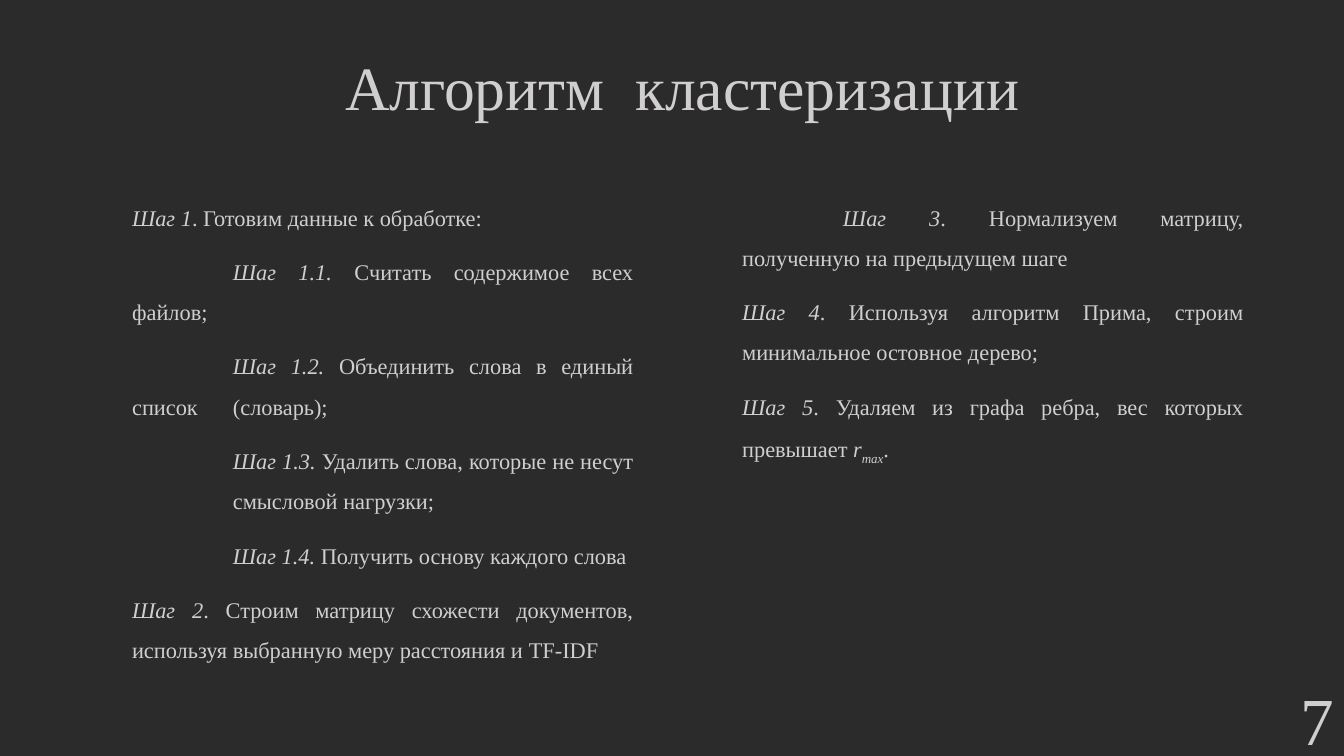
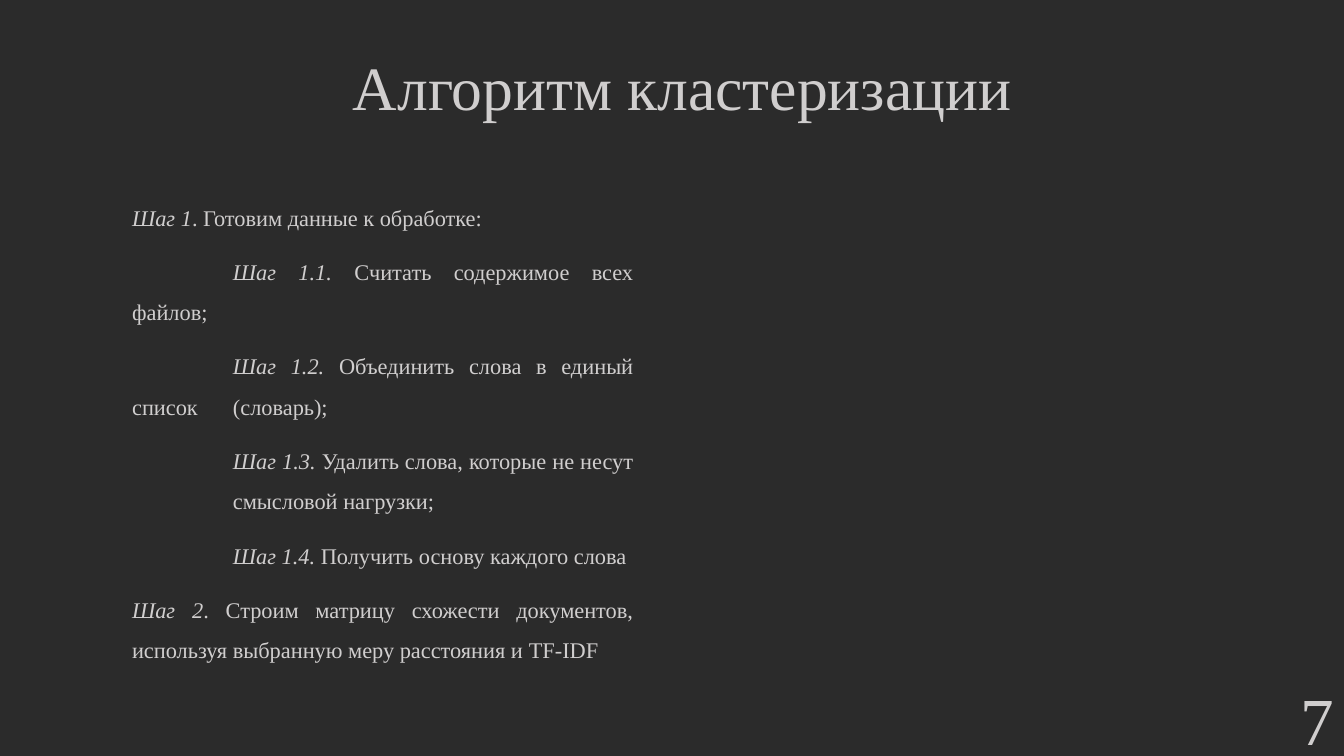
Before and after one commit to hetikk/diplom, a slide deck: slide 7 of docs/Презентация.pptx. Drawn at 1344x756 pixels with LibreOffice and Linux fonts; fonts in the diff are those of the drawing; grey boxes stand for pictures; background and template pictures are left out; a plain dark background stands for a picture behind light text. Boxes give left, top, right and bottom in pixels: in the first picture for what was removed or moved away, otherwise in the second. Text is boxed around its words. In the diff, an @@ line names an element or a change of style, - is before the commit and + after.

```diff
--- a/docs/Презентация.pptx
+++ b/docs/Презентация.pptx
@@ text "Алгоритм кластеризации" rewrapped from [345,69,1019,121] to [353,69,1012,121] @@
@@ text removed at [742,211,1244,462] @@
-Шаг 3. Нормализуем матрицу, полученную на предыдущем шаге
-Шаг 4. Используя алгоритм Прима, строим минимальное остовное дерево;
-Шаг 5. Удаляем из графа ребра, вес которых превышает rmax.
```
Also in this commit, not shown: 14 other slides changed, 5 slides added, 11 other files.
